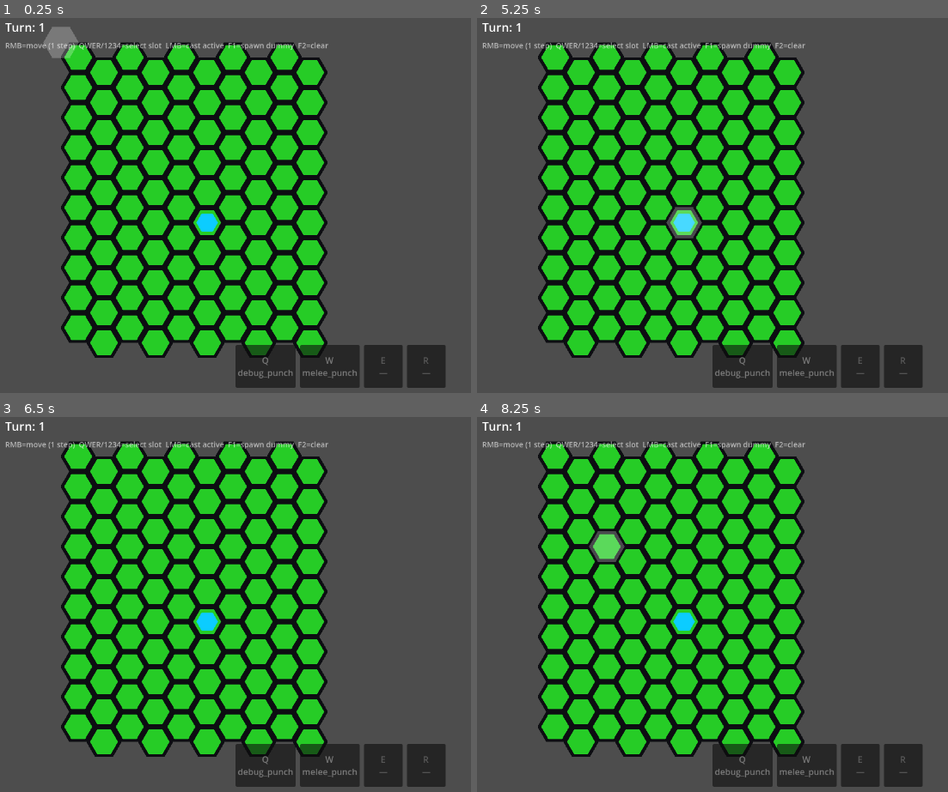
Above: before the commit, frames 1-4 (two rows, left to right).
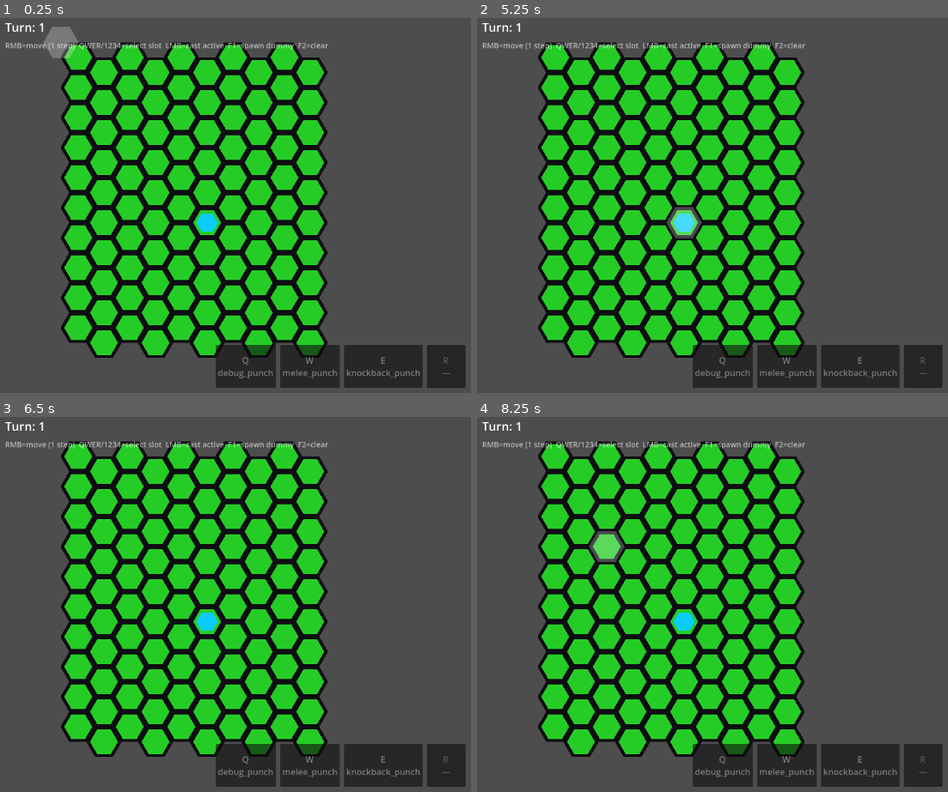
Above: after the commit, the same moments.

Repository: TortikP/GameJamProject
Game: Godot game, scene res://scenes/dev/godmode.tscn
Two runs of this game, one before a commit and one after it. Both use one fixed random seed, a clock stepped at 60 frames per second and the inputs below. This scene is started directly instead of the project's main scene.
Inputs (mouse positions are in pixels of both pictures, inside the frame that each line leads up to):
- Up to frame 1 (0.25 s): no input
- Up to frame 2 (5.25 s): click "Q debug_punch" at 0.5 s; click "W melee_punch" at 1.25 s; click (858, 366) at 2 s, where only the run before the commit has a clickable "E —"; click "R —" at 2.75 s; click (858, 366) at 3.5 s, where only the run after the commit has a clickable "E knockback_punch"; tap Enter at 4.25 s; move the mouse to (outside the picture) at 4.27 s; hold D (hex_move_bottom_right) 4.28-5.03 s; tap S (hex_move_bottom) at 4.35 s; click (outside the picture) at 4.42 s; tap Space at 4.52, 5 s; move the mouse to (679, 224) at 5.02 s; hold A (hex_move_bottom_left) from 5.03 s (still down); tap W (hex_move_top) at 5.1 s
- Up to frame 3 (6.5 s): tap Space at 5.27 s; tap Enter at 5.75, 5.85 s; move the mouse to (409, 518) at 5.77 s; release A (hex_move_bottom_left) at 5.78 s; hold D (hex_move_bottom_right) from 5.78 s (still down)
- Up to frame 4 (8.25 s): tap Space at 6.5, 6.77, 7.52, 8 s; move the mouse to (783, 679) at 6.52 s; tap S (hex_move_bottom) at 6.6 s; click (783, 679) at 6.67 s; tap Enter at 7.25, 8.1 s; move the mouse to (outside the picture) at 7.27 s; release D (hex_move_bottom_right) at 7.28 s; hold A (hex_move_bottom_left) from 7.28 s (still down); tap W (hex_move_top) at 7.35 s; move the mouse to (608, 544) at 8.02 s

The runs differ from the first frame. In frame 1, 1.8% of the frame differs, in the area x 45-99%, y 87-99%; in frame 2, 1.8%; in frame 3, 1.8%; in frame 4, 1.8%.

Commit message:
feat(godmode): basic AI + knockback modifier (slot E)
AI: on world_turn_ended, each enemy takes one greedy step toward player
via grid.find_path. Sequential awaits, _world_processing flag locks player
input during AI turn. Already-adjacent enemies don't step. Blocked
neighbors → enemy skips this turn.

Knockback modifier (after_apply hook): pushes target N hexes away from
caster. Direction = neighbor with greatest world-space distance from
caster. Iterates per push step. Skipped on dead targets / no walkable
exit. Instant reposition (animation later).

Generalized _on_step_started to look up actor by id in registry instead
of hard-coding player — same handler now animates AI moves.

New: knockback_punch.json (adj target, dmg 4, knockback dist 2) → slot E.
Q/W/E now seeded: any-distance / adjacent / adjacent+push.

Diff:
--- /dev/null
+++ b/data/abilities/knockback_punch.json
@@ -0,0 +1,8 @@
+{
+  "id": "knockback_punch",
+  "target": {"kind": "single_enemy_adjacent"},
+  "effect": {"kind": "damage", "amount": 4},
+  "modifiers": [
+    {"kind": "knockback", "distance": 2}
+  ]
+}
--- a/scripts/core/abilities/ability_database.gd
+++ b/scripts/core/abilities/ability_database.gd
@@ -25,7 +25,7 @@
 }
 
 const MODIFIER_KINDS: Dictionary = {
-	# empty on this PR; populated by 005-modifiers feature
+	"knockback": preload("res://scripts/core/abilities/modifiers/knockback_modifier.gd"),
 }
 
 const ABILITY_SCRIPT := preload("res://scripts/core/abilities/ability.gd")
--- /dev/null
+++ b/scripts/core/abilities/modifiers/knockback_modifier.gd
@@ -0,0 +1,58 @@
+class_name KnockbackModifier
+extends AbilityModifier
+## Pushes the target away from the caster by `distance` hexes after the
+## effect resolves. Hooks into after_apply (per-target).
+##
+## Direction algorithm (jam-pragmatic, not axial-perfect):
+##   For each push step, look at the target's 6 hex neighbors (via
+##   TileMapLayer.get_surrounding_cells). Pick the walkable+unoccupied
+##   one whose world-space position is FURTHEST from the caster. Repeat
+##   `distance` times, stopping early if no valid hex is found.
+##
+## Skipped if target is dead (no shoving corpses) or grid context missing.
+## Move is instant (no tween) — fast feedback for the prototype. We can
+## animate later by routing through a generic "smoothly_place" helper.
+
+@export var distance: int = 1
+
+
+func after_apply(caster: Actor, target: Actor, ctx: Dictionary) -> void:
+	if not target.is_alive():
+		return
+	var grid: HexGrid = ctx.get("grid")
+	if grid == null or grid.tile_map_layer == null:
+		return
+	var caster_coord: Vector2i = grid.get_coord(caster.actor_id)
+	var target_coord: Vector2i = grid.get_coord(target.actor_id)
+	if caster_coord == Vector2i(-1, -1) or target_coord == Vector2i(-1, -1):
+		return
+	var dest: Vector2i = _find_push_destination(grid, caster_coord, target_coord, target.actor_id)
+	if dest == target_coord:
+		return  # blocked / nowhere to go
+	grid.clear_actor(target.actor_id)
+	grid.place_actor(target.actor_id, dest)
+	target.position = grid.tile_map_layer.map_to_local(dest)
+
+
+func _find_push_destination(grid: HexGrid, caster_coord: Vector2i, start: Vector2i, target_id: StringName) -> Vector2i:
+	var caster_pos: Vector2 = grid.tile_map_layer.map_to_local(caster_coord)
+	var current: Vector2i = start
+	for _i in distance:
+		var best: Vector2i = current
+		var best_score: float = -1.0
+		var neighbors: Array[Vector2i] = grid.tile_map_layer.get_surrounding_cells(current)
+		for n in neighbors:
+			if not grid.is_walkable(n):
+				continue
+			var occupant: StringName = grid.get_actor_at(n)
+			if occupant != &"" and occupant != target_id:
+				continue
+			var n_pos: Vector2 = grid.tile_map_layer.map_to_local(n)
+			var score: float = caster_pos.distance_squared_to(n_pos)
+			if score > best_score:
+				best_score = score
+				best = n
+		if best == current:
+			break
+		current = best
+	return current
--- a/scripts/presentation/godmode/godmode_controller.gd
+++ b/scripts/presentation/godmode/godmode_controller.gd
@@ -32,6 +32,7 @@
 
 var _slot_bar_node: Node
 var _next_manekin_idx: int = 1
+var _world_processing: bool = false  # true while AI takes its turn — locks player input
 
 
 func _ready() -> void:
@@ -89,7 +90,10 @@
 	# Force HUD to show initial value — also deferred so TurnLabel has connected.
 	_emit_initial_turn.call_deferred()
 
-	GameLogger.info("Godmode", "ready. RMB=move, LMB/QWER/1234=cast, F1=spawn dummy, F2=clear")
+	# AI: enemies act each world turn
+	EventBus.world_turn_ended.connect(_on_world_turn_ended)
+
+	GameLogger.info("Godmode", "ready. RMB=move, LMB/QWER/1234=select, LMB=cast, F1=spawn, F2=clear")
 
 
 # ── Setup ────────────────────────────────────────────────────────────────────
@@ -122,6 +126,9 @@
 	var melee_punch: Ability = AbilityDatabase.get_ability(&"melee_punch")
 	if melee_punch != null:
 		_slot_bar_node.set_slot(1, melee_punch)
+	var knockback_punch: Ability = AbilityDatabase.get_ability(&"knockback_punch")
+	if knockback_punch != null:
+		_slot_bar_node.set_slot(2, knockback_punch)
 	_slot_bar_node.set_active(0)
 
 
@@ -185,7 +192,7 @@
 # ── Actions ──────────────────────────────────────────────────────────────────
 
 func _request_move() -> void:
-	if grid._moving:
+	if grid._moving or _world_processing:
 		return
 	var coord := grid.coord_under_mouse()
 	if coord == Vector2i(-1, -1):
@@ -223,7 +230,7 @@
 	if ability == null:
 		GameLogger.info("Godmode", "slot %d empty" % slot_index)
 		return
-	if grid._moving:
+	if grid._moving or _world_processing:
 		return
 	var coord := grid.coord_under_mouse()
 	if coord == Vector2i(-1, -1):
@@ -300,8 +307,54 @@
 # ── Movement animation (mirror of arena_demo_controller) ─────────────────────
 
 func _on_step_started(actor_id: StringName, _from: Vector2i, to: Vector2i) -> void:
-	if actor_id != PLAYER_ID:
+	var actor: Actor = registry.get_actor(actor_id)
+	if actor == null:
 		return
 	var pos: Vector2 = grid.tile_map_layer.map_to_local(to)
 	var duration: float = GameSpeed.get_value("arena", "step_duration", 0.18) * grid.get_move_cost(to)
-	create_tween().tween_property(player, "position", pos, duration)
+	create_tween().tween_property(actor, "position", pos, duration)
+
+
+# ── AI ───────────────────────────────────────────────────────────────────────
+#
+# Each enemy takes one greedy step toward the player on world_turn_ended.
+# Sequential — manekin1 awaits, then manekin2 awaits, etc. The _world_processing
+# lock prevents the player from acting (and thus advancing the turn again) while
+# the AI is mid-loop.
+
+func _on_world_turn_ended(_turn: int) -> void:
+	if _world_processing:
+		return  # re-entry guard (shouldn't fire, but cheap insurance)
+	if player == null or not player.is_alive():
+		return
+	_world_processing = true
+	await _run_enemy_turn()
+	_world_processing = false
+
+
+func _run_enemy_turn() -> void:
+	# Snapshot the enemy list — registry can mutate mid-turn (deaths, spawns).
+	var enemies: Array = []
+	for actor in registry.all():
+		if actor is Actor and (actor as Actor).team == &"enemy":
+			enemies.append(actor)
+	for actor in enemies:
+		if not (actor is Actor):
+			continue
+		var enemy: Actor = actor
+		# Re-check each iteration: actor may have died from a previous step's tile effect
+		if not enemy.is_alive():
+			continue
+		if registry.get_actor(enemy.actor_id) == null:
+			continue
+		var enemy_coord: Vector2i = grid.get_coord(enemy.actor_id)
+		var player_coord: Vector2i = grid.get_coord(PLAYER_ID)
+		if enemy_coord == Vector2i(-1, -1) or player_coord == Vector2i(-1, -1):
+			continue
+		var path: Array = grid.find_path(enemy_coord, player_coord)
+		if path.size() <= 2:
+			continue  # no path / already at player / already adjacent
+		var next_hop: Vector2i = path[1]
+		if grid.get_actor_at(next_hop) != &"":
+			continue  # blocked by another actor — skip this enemy this turn
+		await grid.move_actor(enemy.actor_id, next_hop)
